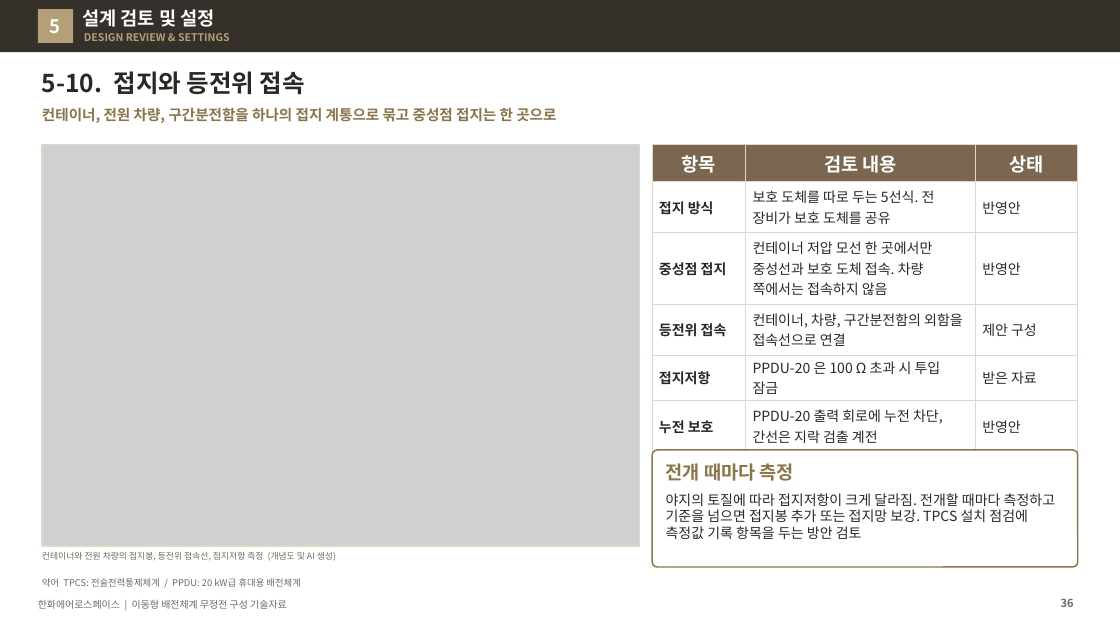
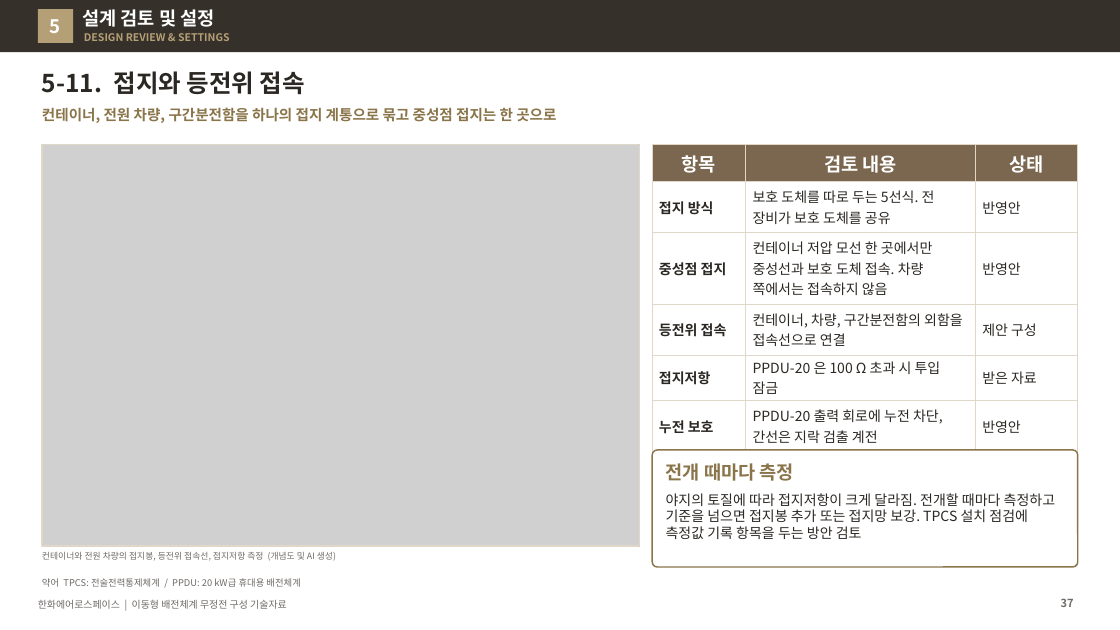
Before and after one commit to byunjd112-hue/headroom, a slide deck: slide 37 of mobile_ems/docs/out/IFPS_이동형배전체계_무정전구성_기술자료_Rev72.pptx (slide 36 before the commit). Drawn at 1120x630 pixels with LibreOffice and Linux fonts; fonts in the diff are those of the drawing; grey boxes stand for pictures. Boxes give left, top, right and bottom in pixels: in the first picture for what was removed or moved away, otherwise in the second. Text is boxed around its words. In the diff, an @@ line names an element or a change of style, - is before the commit and + after.

```diff
--- a/mobile_ems/docs/out/IFPS_이동형배전체계_무정전구성_기술자료_Rev72.pptx
+++ b/mobile_ems/docs/out/IFPS_이동형배전체계_무정전구성_기술자료_Rev72.pptx
@@ title at (42, 71, 305, 94): text changed @@
-5-10. 접지와 등전위 접속
+5-11. 접지와 등전위 접속
@@ page number at (1061, 598, 1074, 607): text changed @@
-36
+37
```
Also in this commit, not shown: 15 other slides changed, 1 slide added, 5 other files.
